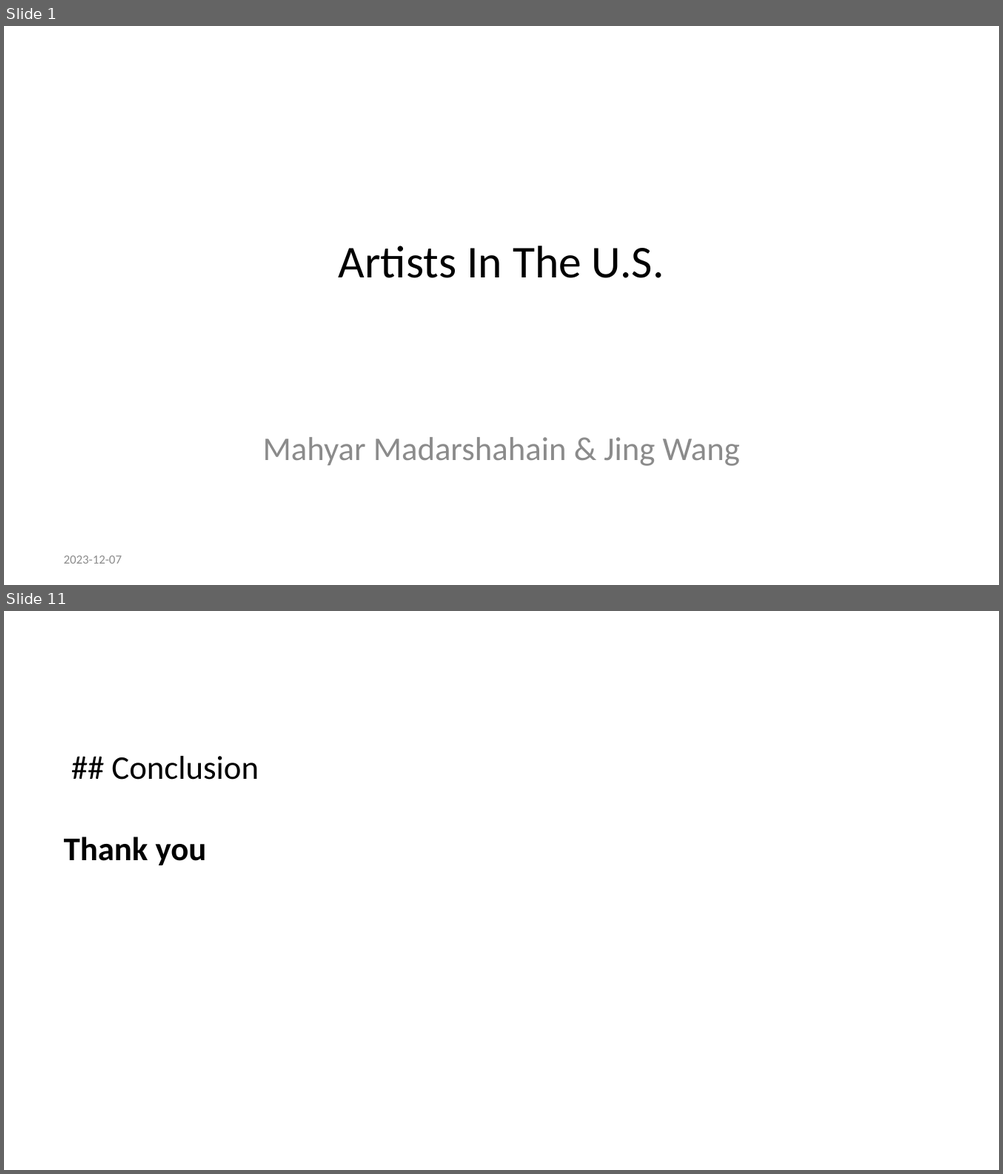
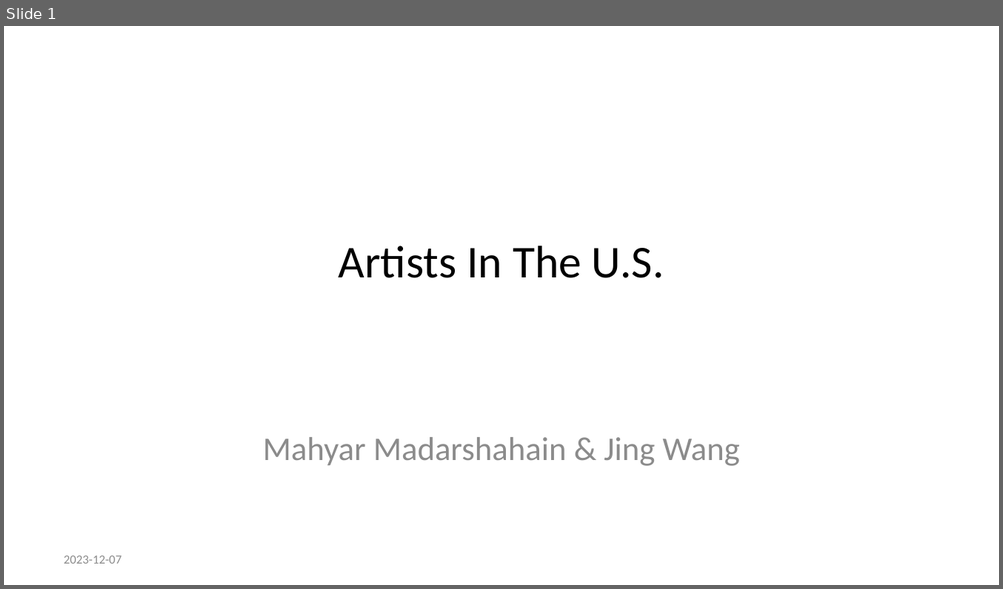
Before and after one commit to stat850-unl/-Movies, a slide deck: ppt.pptx. Shown one above the other, each under a label of ours: slides 1 and 11 before the commit, slide 1 after it; the slides between them are not shown. The pictures are 1003x1174 and 1003x589 pixels, drawn with LibreOffice and Linux fonts; fonts in the diff are those of the drawing. Boxes give left, top, right and bottom in pixels: in the first picture for what was removed or moved away, otherwise in the second. Text is boxed around its words. In the diff, an @@ line names an element or a change of style, - is before the commit and + after.

```diff
--- a/ppt.pptx
+++ b/ppt.pptx
@@ slide 11 removed at (x1=4, y1=611, x2=999, y2=1170), background #FFFFFF @@
@@ text removed at (x1=64, y1=756, x2=259, y2=866) @@
-## Conclusion
-Thank you
```
Also in this commit, not shown: 1 slide changed, 8 other slides removed, 2 other files.
